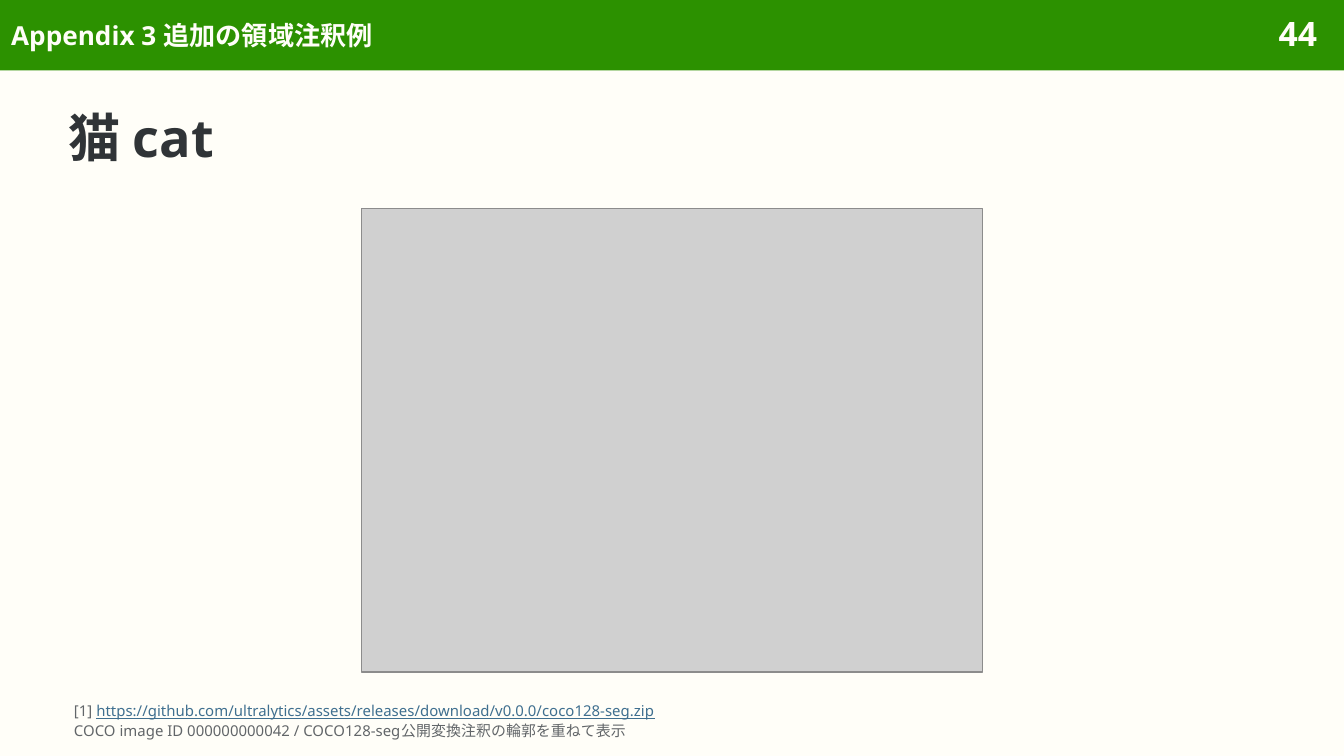
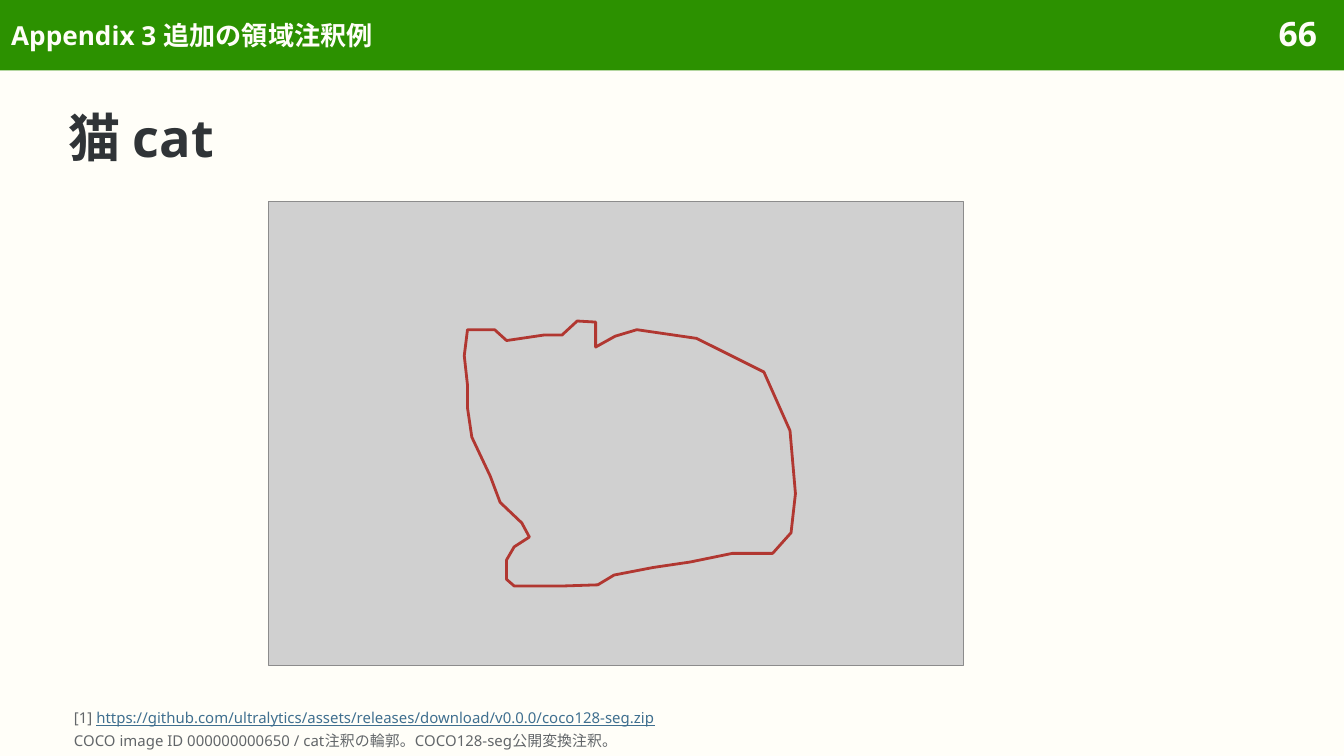
Before and after one commit to sasakiy84/datasets-in-10-minutes, a slide deck: slide 66 of slides/datasets-in-10-minutes-coco.pptx (slide 44 before the commit). Drawn at 1344x756 pixels with LibreOffice and Linux fonts; fonts in the diff are those of the drawing; grey boxes stand for pictures. Boxes give left, top, right and bottom in pixels: in the first picture for what was removed or moved away, otherwise in the second. Text is boxed around its words. In the diff, an @@ line names an element or a change of style, - is before the commit and + after.

Commit message:
Restructure COCO slides with concrete task and annotation examples

```diff
--- a/slides/datasets-in-10-minutes-coco.pptx
+++ b/slides/datasets-in-10-minutes-coco.pptx
@@ page number at [1279, 21, 1317, 47]: text changed @@
-44
+66
@@ picture: place and size @@
-picture at [362, 208, 982, 672]
+picture at [269, 202, 964, 665]
@@ freeform shape added at [464, 321, 794, 586], outline #B13731 1.5 pt @@
@@ text at [74, 711, 654, 727]: line spacing 1.15 to 12pt @@
@@ text at [74, 733, 617, 750]: text changed @@
-COCO image ID 000000000042 / COCO128-seg公開変換注釈の輪郭を重ねて表示
+COCO image ID 000000000650 / cat注釈の輪郭。COCO128-seg公開変換注釈。
```
Also in this commit, not shown: 32 other slides changed, 22 slides added, 4 other files.
